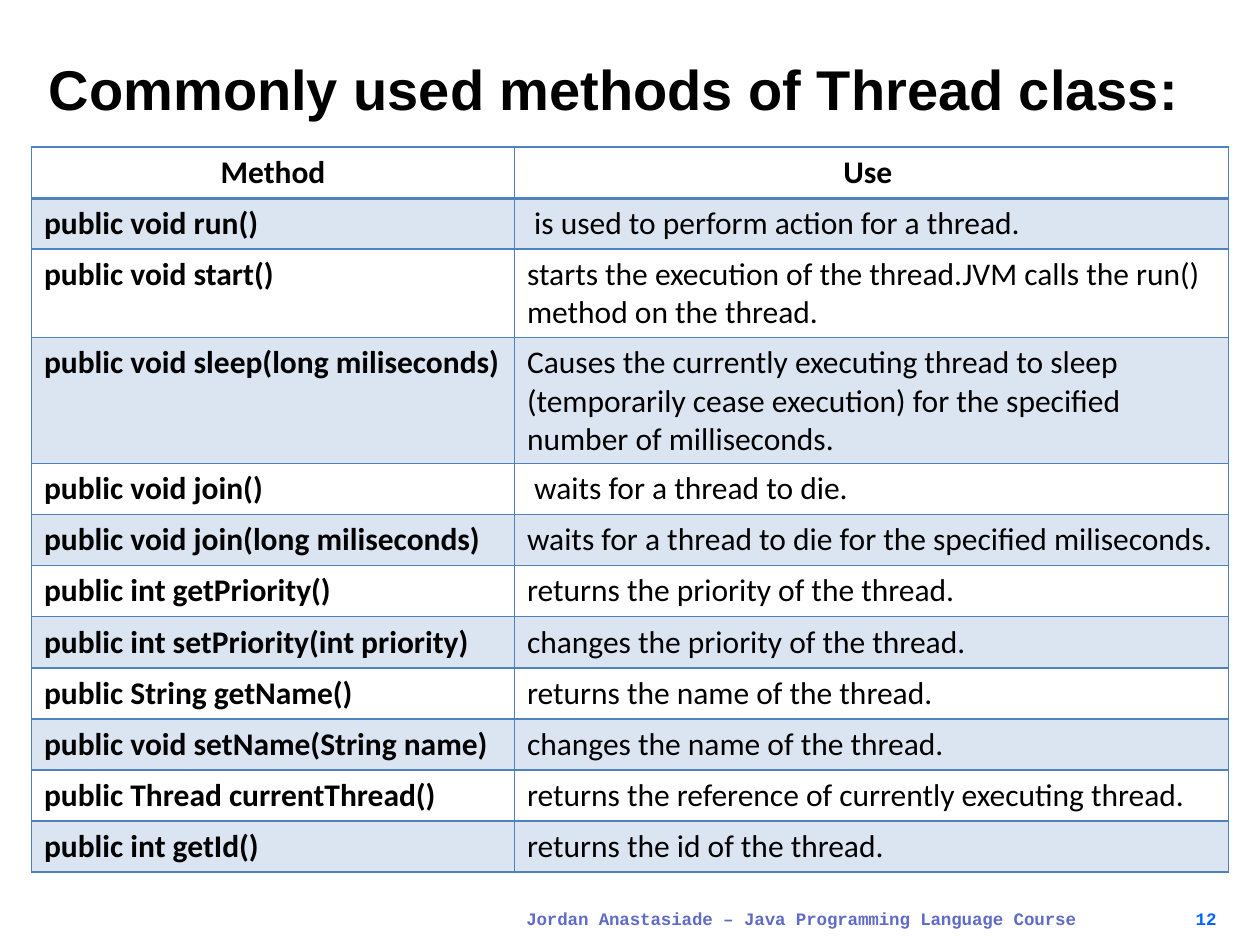
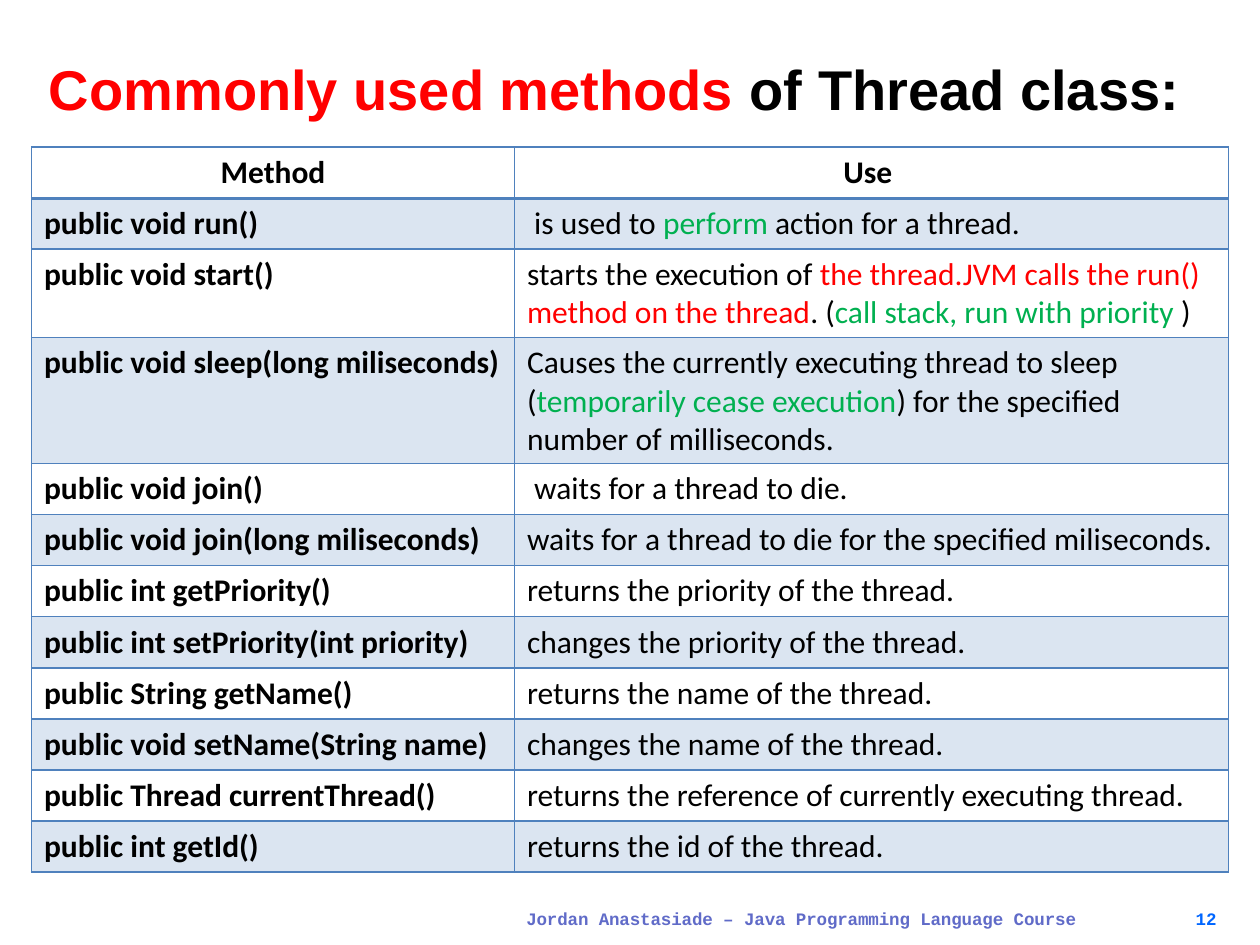
Before and after one commit to JongkukLee/JAC444, a slide deck: slide 12 of lect5-s1-thread-basic.pptx. Drawn at 1260x945 pixels with LibreOffice and Linux fonts; fonts in the diff are those of the drawing. Boxes give left, top, right and bottom in pixels: in the first picture for what was removed or moved away, otherwise in the second. Text is boxed around its words. In the diff, an @@ line names an element or a change of style, - is before the commit and + after.

```diff
--- a/lect5-s1-thread-basic.pptx
+++ b/lect5-s1-thread-basic.pptx
@@ title "Commonly used methods of Thread ..." at [49, 69, 1179, 121]: text colour #000000 to #FF0000 in "Commonly used methods" @@
@@ table at [32, 147, 1228, 910] @@
-row 3, column 2: starts the execution of the thread.JVM calls the run() method on the thread.
+row 3, column 2: starts the execution of the thread.JVM calls the run() method on the thread. (call stack, run with priority )
@@ text colour #000000 to #00B050 in "perform", "(temporarily cease execution)" @@
```
Also in this commit, not shown: 18 other slides changed, 20 other files.
